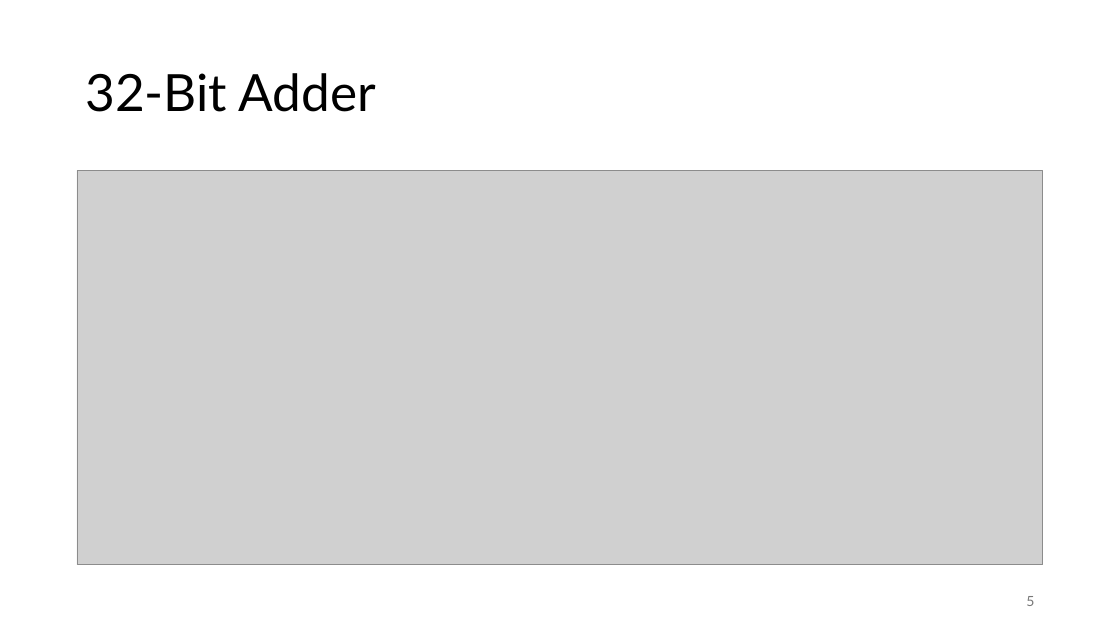
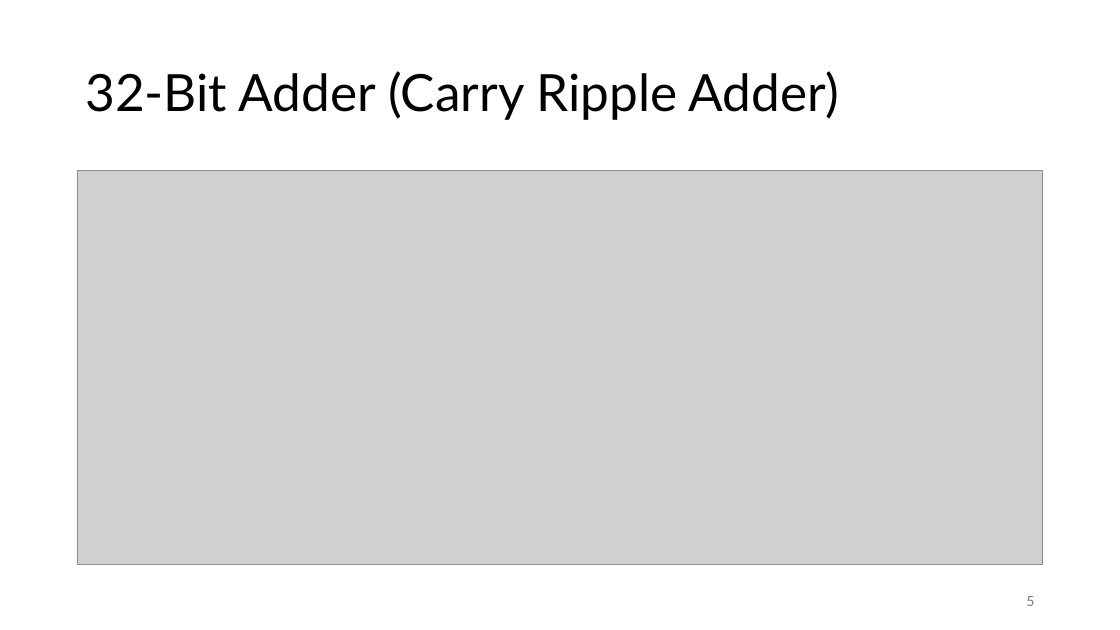
Before and after one commit to FrankBau/xetroc, a slide deck: slide 5 of xetroc.pptx. Drawn at 1120x630 pixels with LibreOffice and Linux fonts; fonts in the diff are those of the drawing; grey boxes stand for pictures. Boxes give left, top, right and bottom in pixels: in the first picture for what was removed or moved away, otherwise in the second. Text is boxed around its words. In the diff, an @@ line names an element or a change of style, - is before the commit and + after.

```diff
--- a/xetroc.pptx
+++ b/xetroc.pptx
@@ title at bbox=[85, 71, 839, 120]: text changed @@
-32-Bit Adder
+32-Bit Adder (Carry Ripple Adder)
```
Also in this commit, not shown: 9 other slides changed, 1 slide added, 14 other files.
